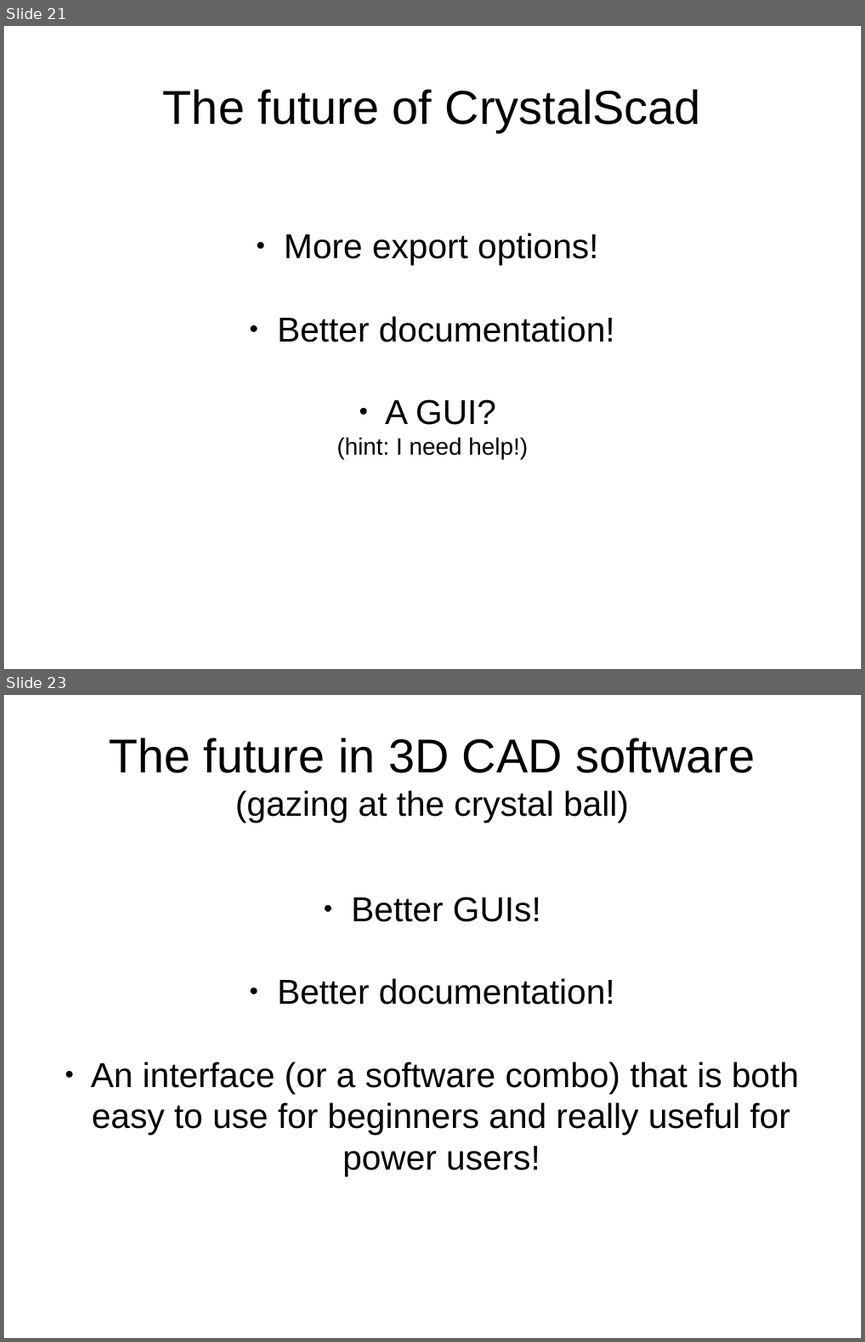
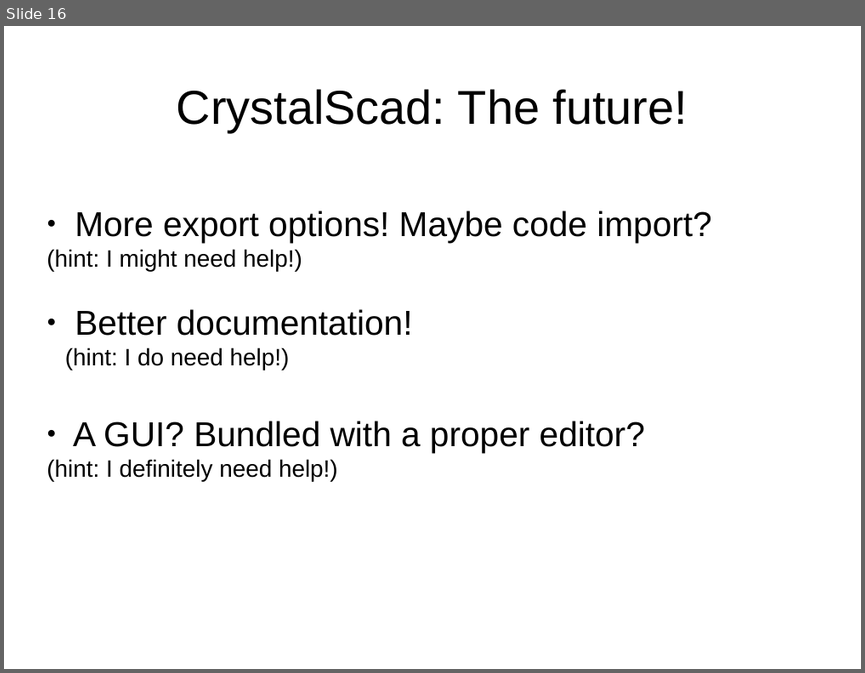
Before and after one commit to Joaz/talks, a slide deck: parametric_programmable_3d_models.odp. Shown one above the other, each under a label of ours: slides 21 and 23 before the commit, slide 16 after it; the slides between them are not shown. The pictures are 865x1342 and 865x673 pixels, drawn with LibreOffice and Linux fonts; fonts in the diff are those of the drawing. Boxes give left, top, right and bottom in pixels: in the first picture for what was removed or moved away, otherwise in the second. Text is boxed around its words. In the diff, an @@ line names an element or a change of style, - is before the commit and + after.

```diff
--- a/parametric_programmable_3d_models.odp
+++ b/parametric_programmable_3d_models.odp
@@ slide 23 removed at [4, 695, 861, 1338], background #FFFFFF @@
@@ title removed at [109, 737, 755, 823] @@
-The future in 3D CAD software
-(gazing at the crystal ball)
@@ subtitle removed at [91, 896, 799, 1176] @@
-● Better GUIs!
-● Better documentation!
-● An interface (or a software combo) that is both easy to use for beginners and really useful for power users!
@@ what was slide 21 is now slide 16 @@
@@ slide 16 changed as well @@
@@ title at [177, 89, 687, 132]: text changed @@
-The future of CrystalScad
+CrystalScad: The future!
@@ subtitle at [46, 210, 711, 481]: text changed @@
-● More export options!
-● Better documentation!
-● A GUI?
-(hint: I need help!)
+● More export options! Maybe code import?
+(hint: I might need help!)
+● Better documentation!
+  (hint: I do need help!)
+● A GUI? Bundled with a proper editor?
+(hint: I definitely need help!)
```
Also in this commit, not shown: 8 other slides changed, 6 slides added, 12 other slides removed.
